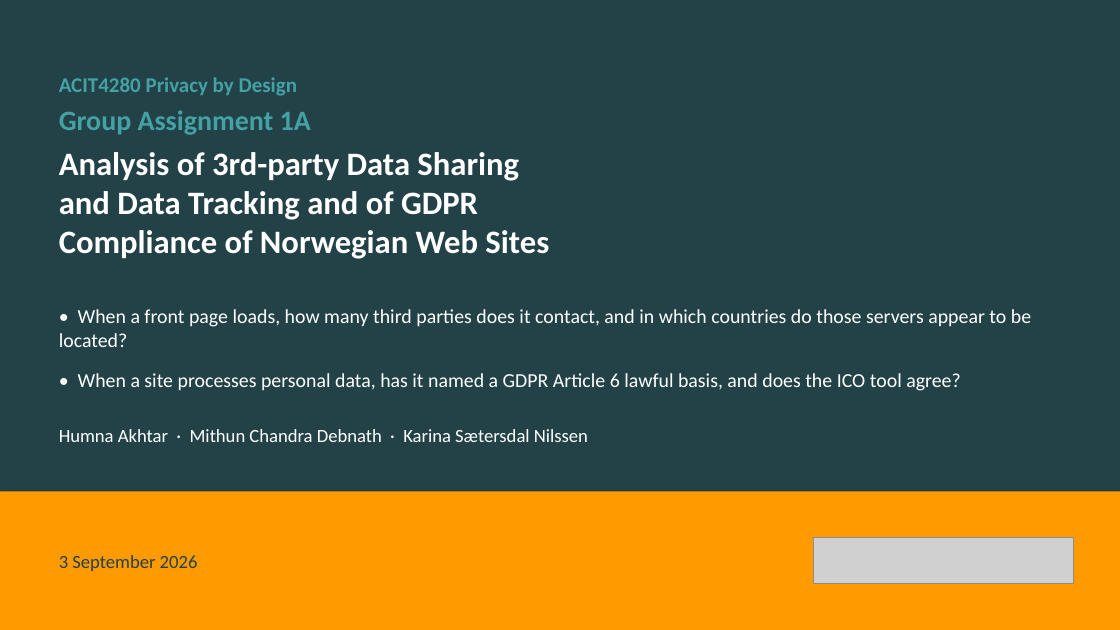
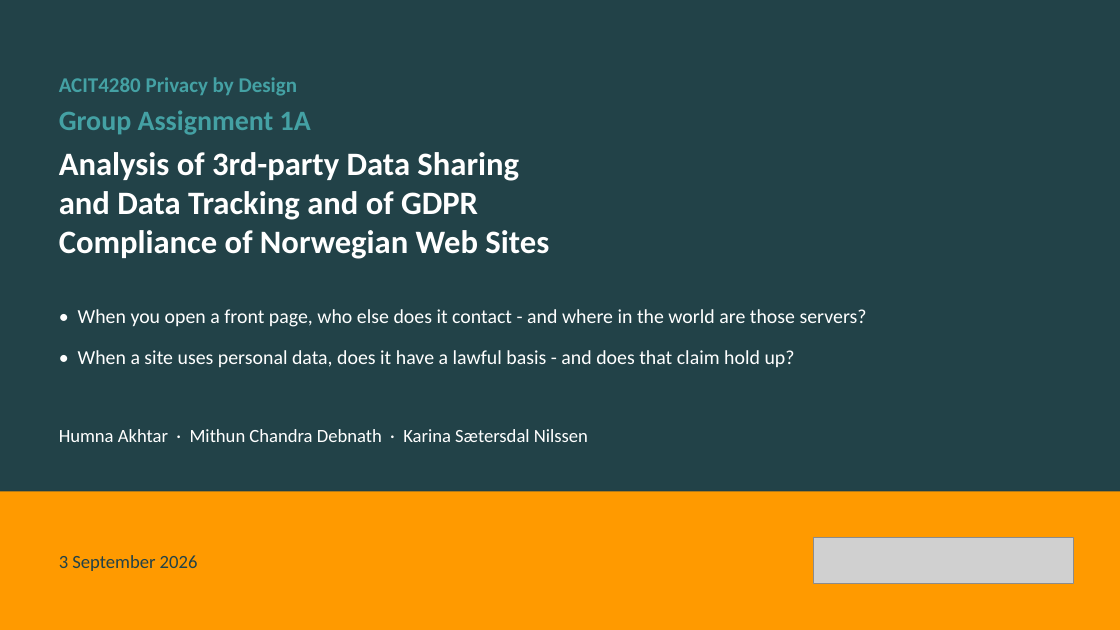
Before and after one commit to kasa031/Bacheloroppgave, a slide deck: slide 1 of ACIT4280_1A_presentation.pptx. Drawn at 1120x630 pixels with LibreOffice and Linux fonts; fonts in the diff are those of the drawing; grey boxes stand for pictures. Boxes give left, top, right and bottom in pixels: in the first picture for what was removed or moved away, otherwise in the second. Text is boxed around its words. In the diff, an @@ line names an element or a change of style, - is before the commit and + after.

```diff
--- a/ACIT4280_1A_presentation.pptx
+++ b/ACIT4280_1A_presentation.pptx
@@ text at [78,309,867,367]: text changed @@
-• When a front page loads, how many third parties does it contact, and in which countries do those servers appear to be located?
-• When a site processes personal data, has it named a GDPR Article 6 lawful basis, and does the ICO tool agree?
+• When you open a front page, who else does it contact - and where in the world are those servers?
+• When a site uses personal data, does it have a lawful basis - and does that claim hold up?
```
Also in this commit, not shown: 4 other files.
